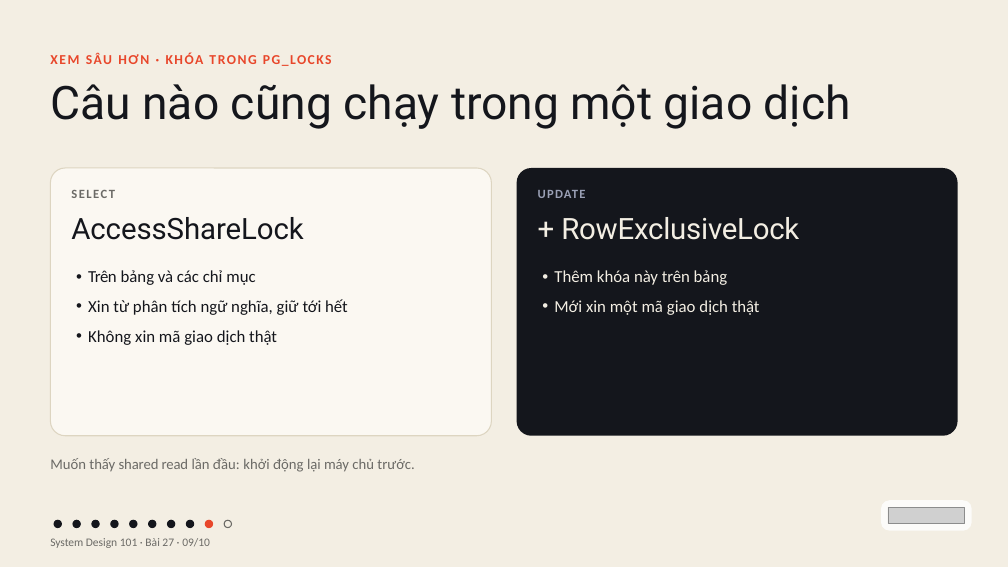
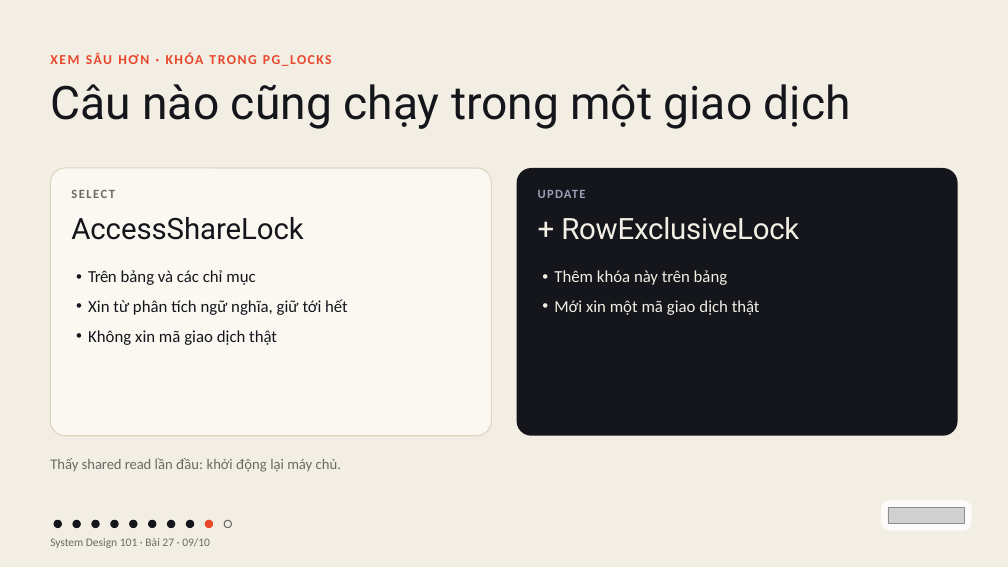
Before and after one commit to vohoailinh90/tool-marketing-studio, a slide deck: slide 9 of system-design-101/vi/lessons/sd-04-027/slides/sd-04-027.pptx. Drawn at 1008x567 pixels with LibreOffice and Linux fonts; fonts in the diff are those of the drawing; grey boxes stand for pictures. Boxes give left, top, right and bottom in pixels: in the first picture for what was removed or moved away, otherwise in the second. Text is boxed around its words. In the diff, an @@ line names an element or a change of style, - is before the commit and + after.

```diff
--- a/system-design-101/vi/lessons/sd-04-027/slides/sd-04-027.pptx
+++ b/system-design-101/vi/lessons/sd-04-027/slides/sd-04-027.pptx
@@ text at (50,458,341,472): text changed @@
-Muốn thấy shared read lần đầu: khởi động lại máy chủ trước.
+Thấy shared read lần đầu: khởi động lại máy chủ.
```
Also in this commit, not shown: 5 other slides changed, 4 other files.
